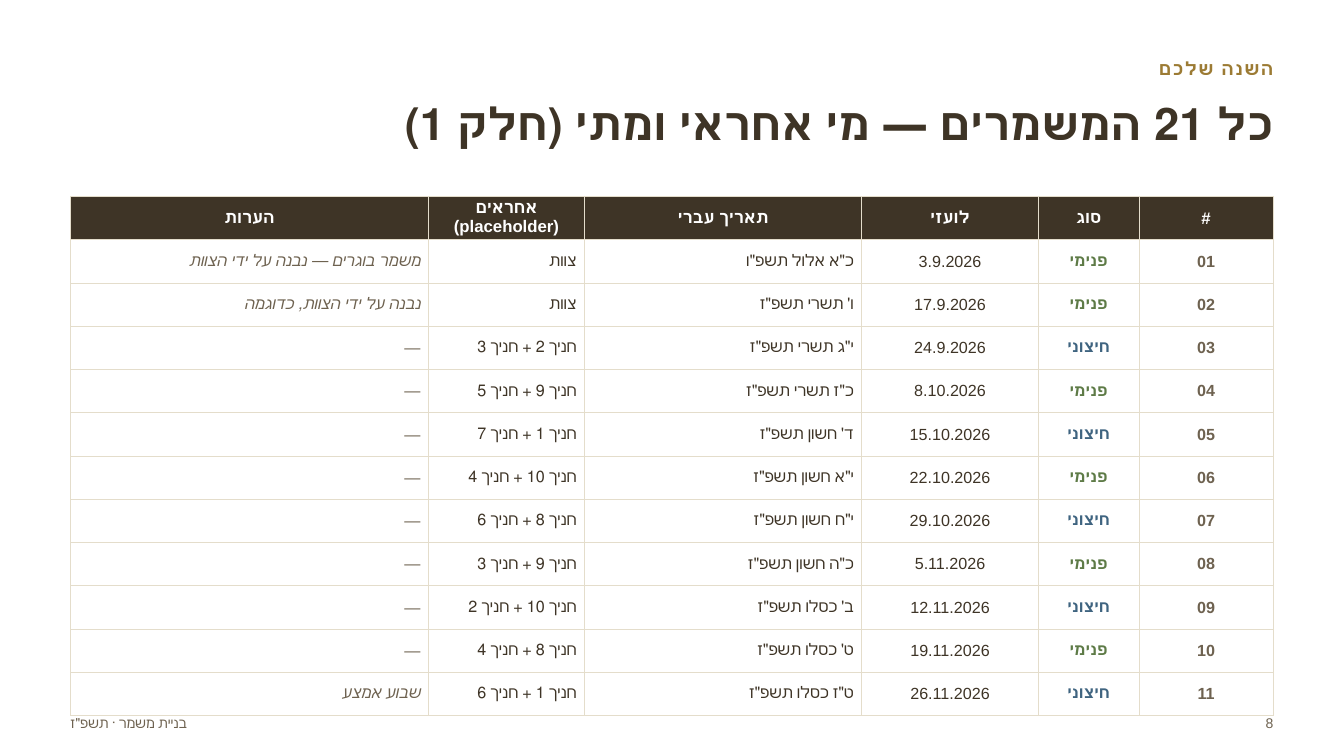
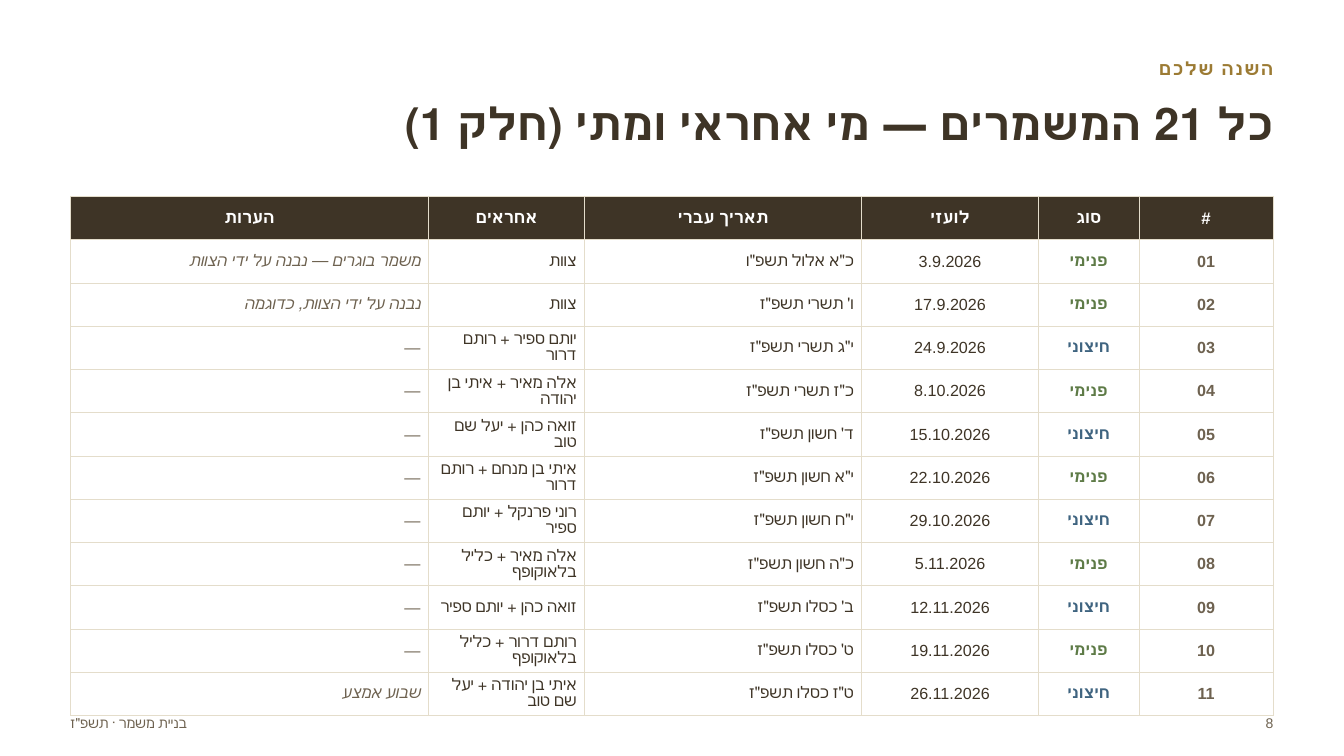
Before and after one commit to urishav464/Ein-Prat-work, a slide deck: slide 8 of Mishmer-section/2026-27/binyat-mishmar-mifgash-peticha.pptx. Drawn at 1344x756 pixels with LibreOffice and Linux fonts; fonts in the diff are those of the drawing. Boxes give left, top, right and bottom in pixels: in the first picture for what was removed or moved away, otherwise in the second. Text is boxed around its words. In the diff, an @@ line names an element or a change of style, - is before the commit and + after.

```diff
--- a/Mishmer-section/2026-27/binyat-mishmar-mifgash-peticha.pptx
+++ b/Mishmer-section/2026-27/binyat-mishmar-mifgash-peticha.pptx
@@ table at (71,197,1273,710) @@
-row 1, column 2: אחראים (placeholder)
+row 1, column 2: אחראים
-row 4, column 2: חניך 2 + חניך 3
+row 4, column 2: יותם ספיר + רותם דרור
-row 5, column 2: חניך 9 + חניך 5
+row 5, column 2: אלה מאיר + איתי בן יהודה
-row 6, column 2: חניך 1 + חניך 7
+row 6, column 2: זואה כהן + יעל שם טוב
-row 7, column 2: חניך 10 + חניך 4
+row 7, column 2: איתי בן מנחם + רותם דרור
-row 8, column 2: חניך 8 + חניך 6
+row 8, column 2: רוני פרנקל + יותם ספיר
-row 9, column 2: חניך 9 + חניך 3
+row 9, column 2: אלה מאיר + כליל בלאוקופף
-row 10, column 2: חניך 10 + חניך 2
+row 10, column 2: זואה כהן + יותם ספיר
-row 11, column 2: חניך 8 + חניך 4
+row 11, column 2: רותם דרור + כליל בלאוקופף
-row 12, column 2: חניך 1 + חניך 6
+row 12, column 2: איתי בן יהודה + יעל שם טוב
```
Also in this commit, not shown: 10 other slides changed, 1 slide added.
